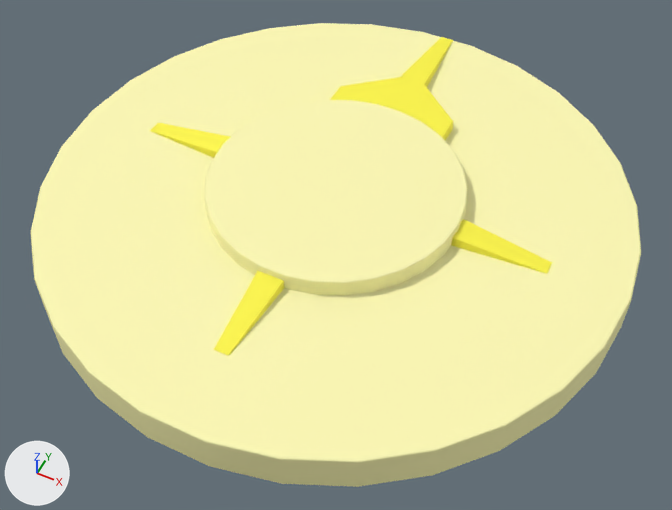
The FBX model InsertAssetsHere/Start/M_Start.fbx, before and after one commit.
Rendered twice from a 50 mm lens placed at (2.39, -4.82, 5.59), pointed at (0.14, -0.31, -0.05). Arrows for +X, +Y and +Z are at lower left; the lights stay in place. Where no turn or scale is listed for an object, it has been applied to the vertices.

The older version as bpy lines, for what is in view:
```python
me_mesh = bpy.data.meshes.new('Mesh')
me_mesh.from_pydata(...)  # 260 vertices, 232 faces; spans x -2.4..2.4, y -2.42..2.35, z 0.0..0.47
# faces by material slot: [52, 180]
me_mesh.materials.append(mat_blinn2)  # yellow #fff745
me_mesh.materials.append(mat_blinn1)  # beige #fffbb5
ob_pcylinder69 = bpy.data.objects.new('pCylinder69', me_mesh)
ob_pcylinder69.location = (0.0, 0.0, 0.0)
```
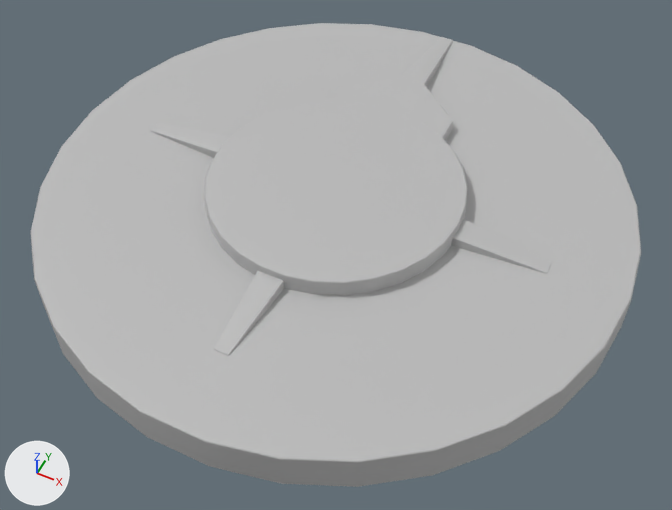
The change, as JSON lines over the scene's bpy script:
```json
{"op": "add", "block": "mat_lambert1", "code": ["mat_lambert1 = principled_material('lambert1')", "mat_lambert1.base_color = (0.5, 0.5, 0.5)  # grey #bcbcbc"]}
{"block": "me_mesh", "where": "me_mesh.from_pydata(...)  # 260 vertices, 232 faces; spans x -2.4..2.4, y -2.42..2.35, z 0.0..0.47"}
{"block": "me_mesh", "where": "# used by ob_pcylinder69; location = (0.0, 0.0, 0.0)"}
{"block": "me_mesh", "change": "me_mesh part 1: all 52 faces that had it switch from mat_blinn2 (yellow #fff745) to mat_lambert1 (grey #bcbcbc)"}
{"block": "me_mesh", "change": "me_mesh part 2: all 180 faces that had it switch from mat_blinn1 (beige #fffbb5) to mat_lambert1 (grey #bcbcbc)"}
```

What differs and where, as boxes [x1, y1, x2, y2] in the pictures (672 x 510 px):
```json
{"part": 1, "of": "me_mesh", "change": "recoloured", "before": [150, 37, 552, 356], "after": [150, 37, 552, 356], "on screen": "yellow to grey"}
{"part": 2, "of": "me_mesh", "change": "recoloured", "before": [30, 23, 641, 487], "after": [30, 23, 641, 487], "on screen": "beige to grey"}
```
